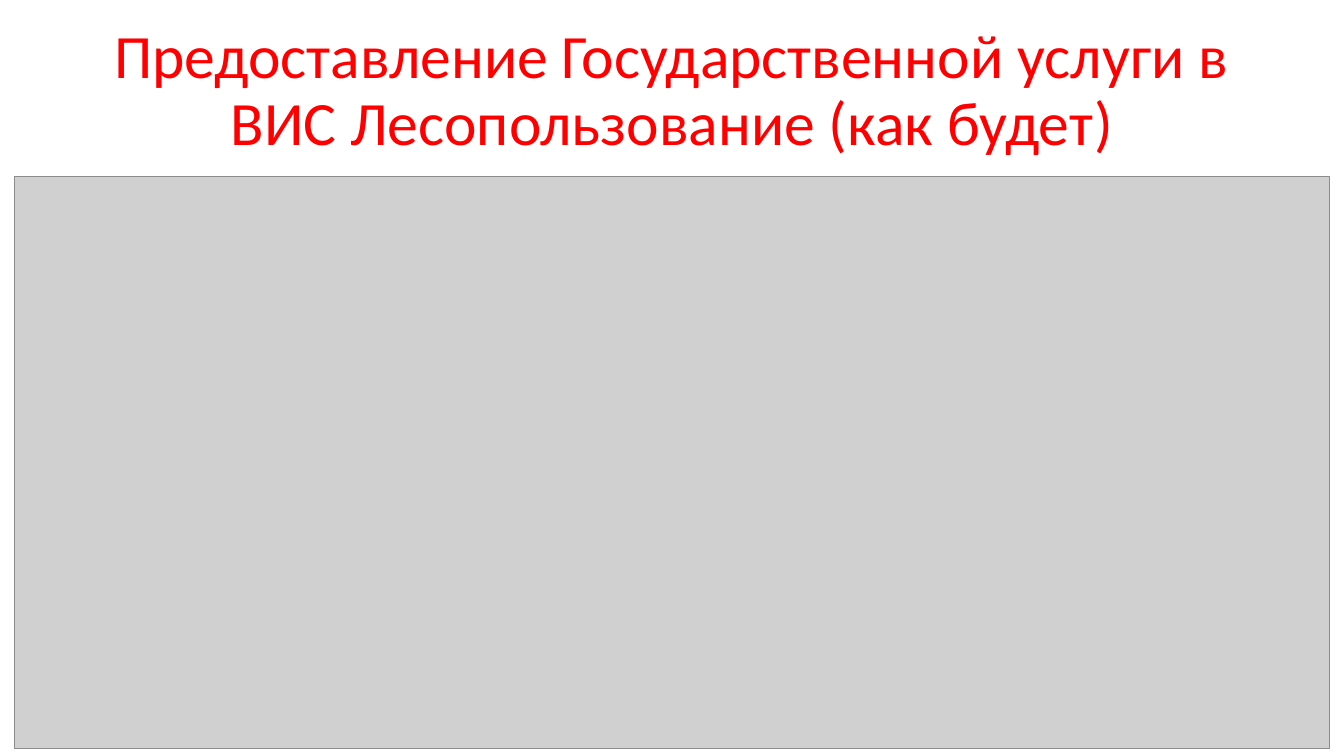
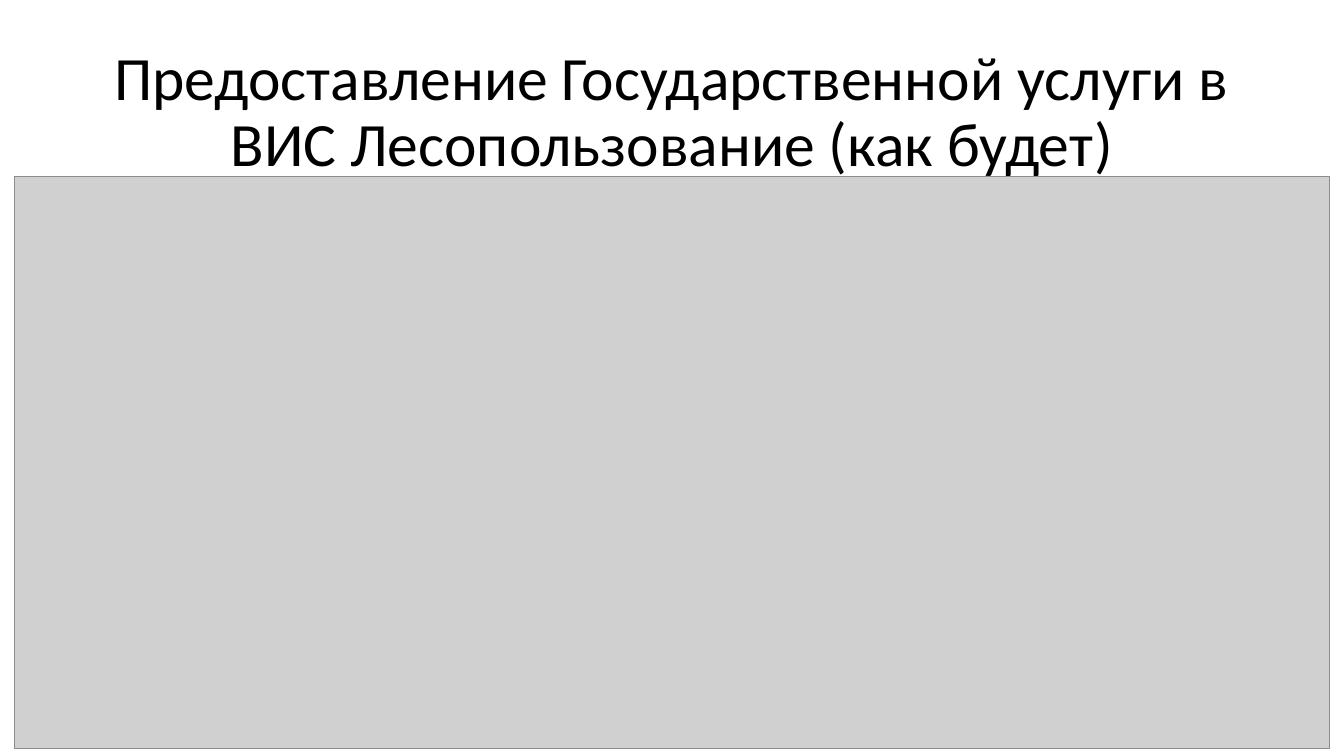
Before and after one commit to mcdodik20008/docs, a slide deck: slide 7 of Презентация.pptx (slide 6 before the commit). Drawn at 1344x756 pixels with LibreOffice and Linux fonts; fonts in the diff are those of the drawing; grey boxes stand for pictures. Boxes give left, top, right and bottom in pixels: in the first picture for what was removed or moved away, otherwise in the second. Text is boxed around its words. In the diff, an @@ line names an element or a change of style, - is before the commit and + after.

```diff
--- a/Презентация.pptx
+++ b/Презентация.pptx
@@ title "Предоставление Государственной услуги в ВИС ...": place and size @@
-title "Предоставление Государственной услуги в ВИС ..." at bbox=[114, 36, 1229, 155]
+title "Предоставление Государственной услуги в ВИС ..." at bbox=[114, 58, 1229, 181]
@@ title "Предоставление Государственной услуги в ВИС ..." at bbox=[114, 58, 1229, 181]: text colour #FF0000 to #303030 @@
```
Also in this commit, not shown: 11 other slides changed, 1 slide added, 2 other files.
